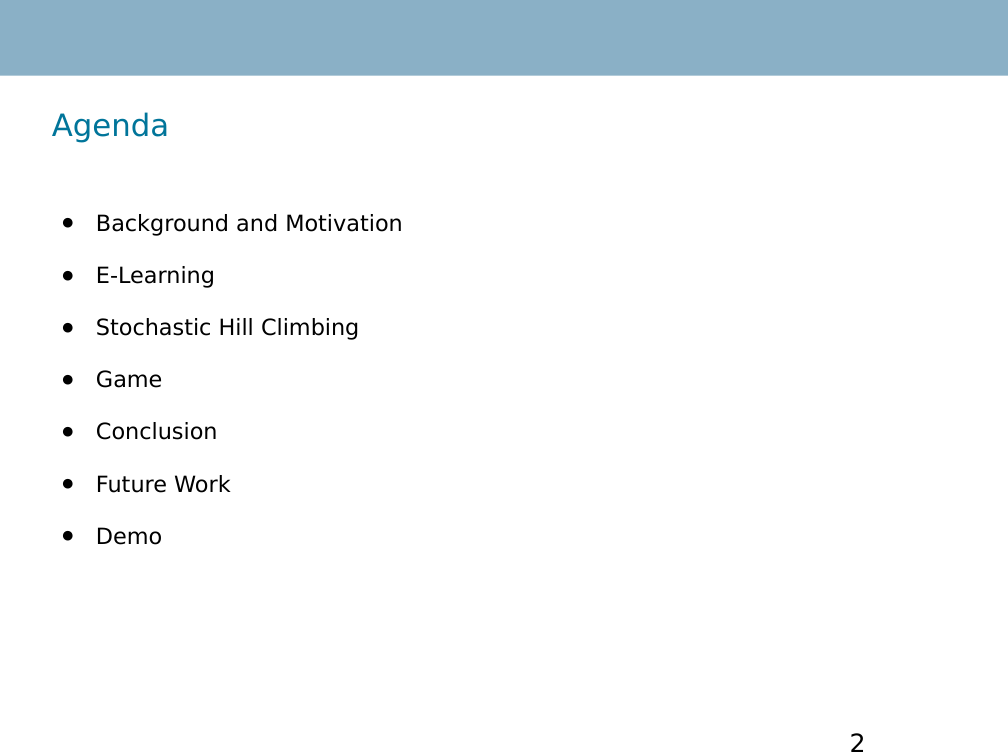
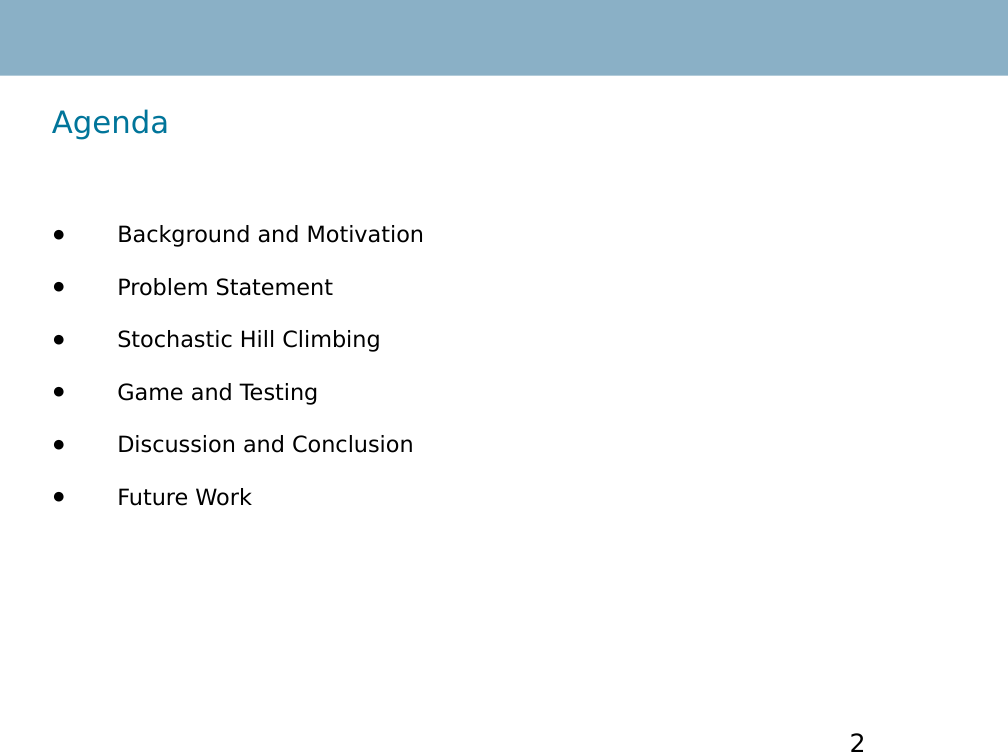
Before and after one commit to RobinTo/AdaptiveGame, a slide deck: slide 2 of IKT411 Advanced Project Report/presentation.ppt. Drawn at 1008x756 pixels with LibreOffice and Linux fonts; fonts in the diff are those of the drawing; background and template pictures are left out. Boxes give left, top, right and bottom in pixels: in the first picture for what was removed or moved away, otherwise in the second. Text is boxed around its words. In the diff, an @@ line names an element or a change of style, - is before the commit and + after.

```diff
--- a/IKT411 Advanced Project Report/presentation.ppt
+++ b/IKT411 Advanced Project Report/presentation.ppt
@@ title "Agenda" at box(52, 109, 169, 139): line spacing 1 to 0.93 @@
@@ text "Background and Motivation": place and size @@
-text "Background and Motivation" at box(96, 214, 403, 545)
+text "Background and Motivation" at box(117, 225, 425, 506)
@@ text at box(117, 225, 425, 506): indent changed; line spacing 1.2 to 1.21 @@
@@ text at box(117, 278, 334, 296): text changed @@
-● E-Learning
+● Problem Statement
@@ text at box(117, 383, 414, 453): text changed @@
-● Game
-● Conclusion
+● Game and Testing
+● Discussion and Conclusion
@@ text at box(96, 527, 162, 545): paragraph removed @@
-● Demo
```
Also in this commit, not shown: 2 other slides changed, 9 slides added, 8 slides removed, 9 other files.
